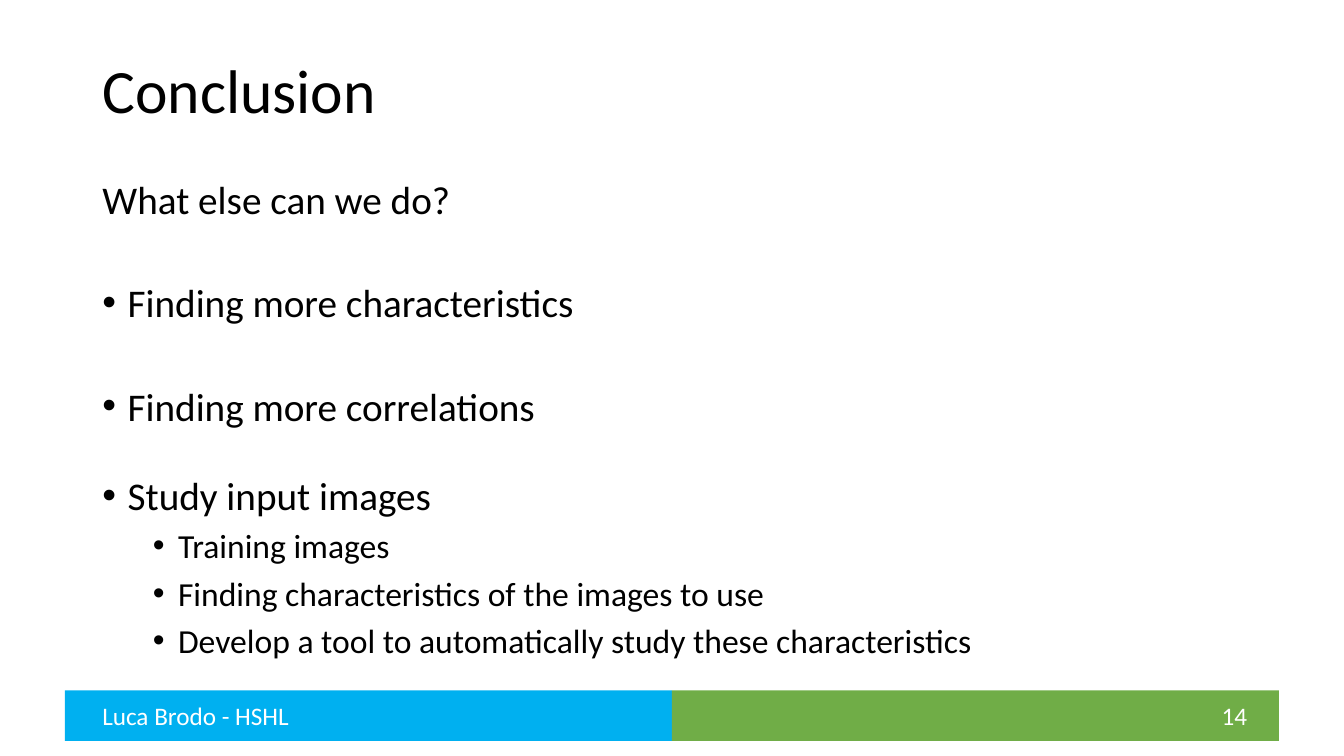
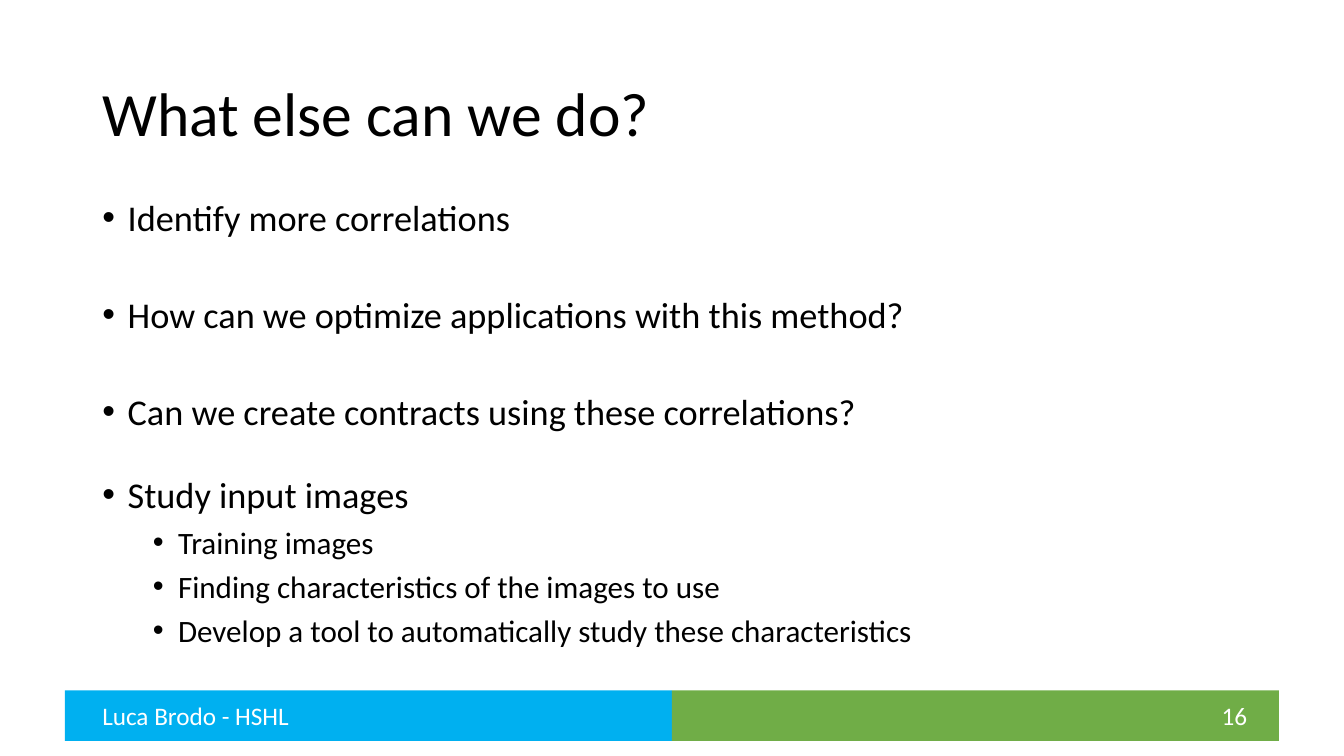
Before and after one commit to brodoluca/FinalThesisHSHL, a slide deck: slide 16 of Presentation/Final Presentation.pptx (slide 14 before the commit). Drawn at 1344x756 pixels with LibreOffice and Linux fonts; fonts in the diff are those of the drawing. Boxes give left, top, right and bottom in pixels: in the first picture for what was removed or moved away, otherwise in the second. Text is boxed around its words. In the diff, an @@ line names an element or a change of style, - is before the commit and + after.

```diff
--- a/Presentation/Final Presentation.pptx
+++ b/Presentation/Final Presentation.pptx
@@ title at (x1=102, y1=93, x2=649, y2=137): text changed @@
-Conclusion
+What else can we do?
@@ text at (x1=128, y1=205, x2=903, y2=432): text changed; size 28 to 25.9 pt @@
-What else can we do?
-• Finding more characteristics
-• Finding more correlations
+• Identify more correlations
+• How can we optimize applications with this method?
+• Can we create contracts using these correlations?
@@ text at (x1=128, y1=482, x2=911, y2=647): size 28 to 25.9 pt in "Study input images"; size 24 to 22.2 pt in "Training images", "Finding characteristics of the images to use", "Develop a tool to automatically study these ..." @@
@@ page number at (x1=1222, y1=708, x2=1248, y2=725): text changed @@
-14
+16
```
Also in this commit, not shown: 8 other slides changed, 5 slides added, 3 slides removed, 14 other files.
